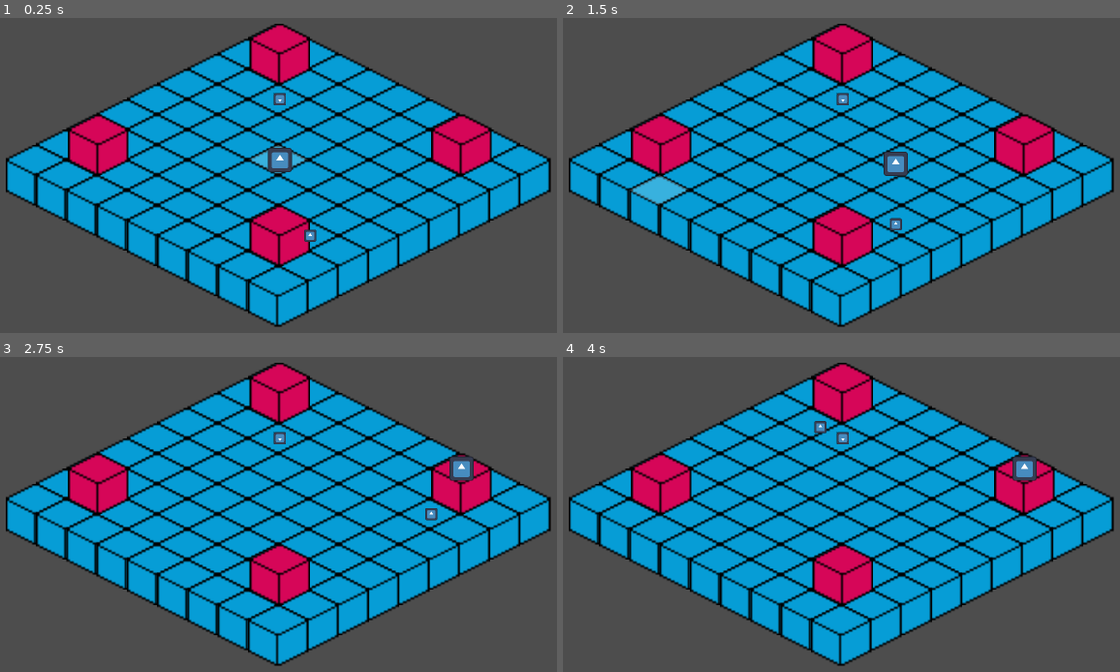
Above: before the commit, frames 1-4 (two rows, left to right).
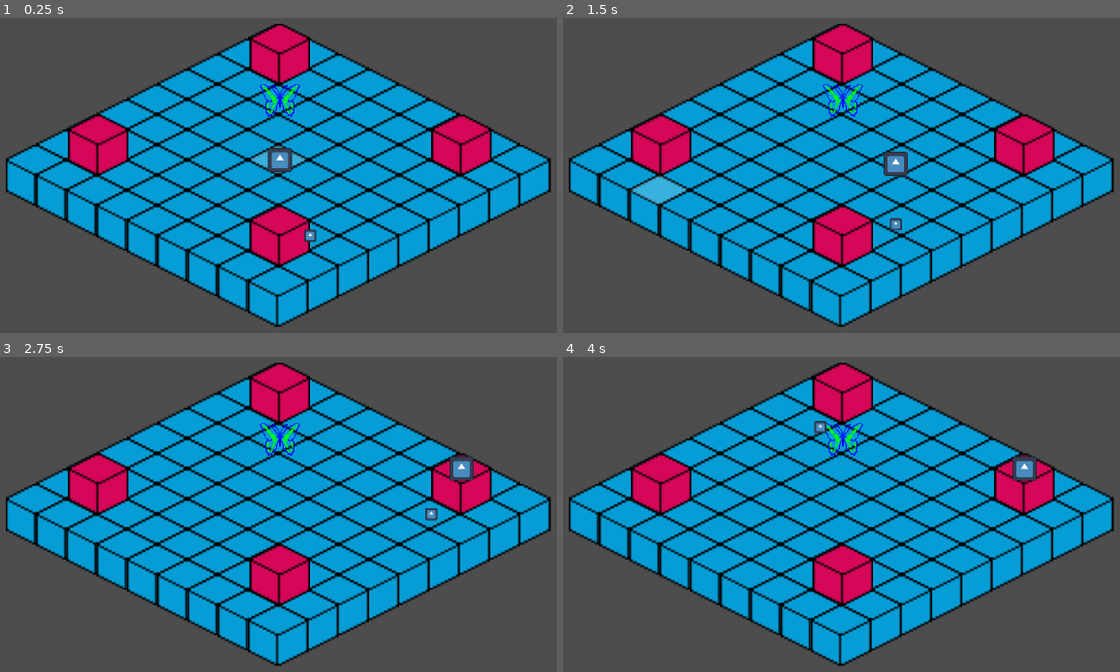
Above: after the commit, the same moments.

Repository: remimorvan/isometric-reverse-heist-simulator-2000
Game: Godot game, scene res://scenes/main.tscn
Two runs of this game, one before a commit and one after it. Both use one fixed random seed, a clock stepped at 60 frames per second and the inputs below. The engine's default icon, where the game draws it, is replaced by a stand-in: a white triangle on a blue panel in a dark square.
Inputs (mouse positions are in pixels of both pictures, inside the frame that each line leads up to):
- Up to frame 1 (0.25 s): no input
- Up to frame 2 (1.5 s): tap Enter at 0.5 s; move the mouse to (1014, 128) at 0.52 s; tap T at 0.6, 1.35 s; click (1014, 128) at 0.67 s; tap Space at 1.25 s; move the mouse to (685, 191) at 1.27 s; click (685, 191) at 1.42 s
- Up to frame 3 (2.75 s): move the mouse to (356, 366) at 2.02 s; tap T at 2.1 s; click (356, 366) at 2.17 s
- Up to frame 4 (4 s): tap Enter at 2.75 s; move the mouse to (802, 621) at 2.77 s; tap T at 2.85, 3.6 s; click (802, 621) at 2.92 s; tap Space at 3.5 s; move the mouse to (1075, 590) at 3.52 s; click (1075, 590) at 3.67 s

The runs differ from the first frame. In frame 1, 0.3% of the frame differs, in the area x 46-54%, y 20-32%; in frame 2, 0.3%; in frame 3, 0.3%; in frame 4, 0.3%.

Commit message:
glowing butterfly

Diff:
--- a/scenes/chair.tscn
+++ b/scenes/chair.tscn
@@ -1,27 +1,28 @@
 [gd_scene load_steps=6 format=3 uid="uid://bi8gdwd2ggyhy"]
 
-[ext_resource type="Script" uid="uid://cgek256grw13s" path="res://scripts/GameObject.gd" id="1_i2o7u"]
-[ext_resource type="Texture2D" uid="uid://cb2rbd5nykaxi" path="res://icon.svg" id="2_3fp06"]
+[ext_resource type="Script" uid="uid://b72m8ds8gbmpo" path="res://scripts/chair.gd" id="1_hxd06"]
 [ext_resource type="Shader" uid="uid://c8f3mp10uiiga" path="res://scenes/highlight.gdshader" id="2_hxd06"]
+[ext_resource type="Texture2D" uid="uid://cr3r88cmrte2c" path="res://assets/level/DEUX.png" id="3_hxd06"]
 
 [sub_resource type="ShaderMaterial" id="ShaderMaterial_dhd05"]
 shader = ExtResource("2_hxd06")
-shader_parameter/clr = Color(0, 0, 0, 1)
+shader_parameter/clr = Color(0, 0, 0, 0)
 shader_parameter/type = 2
-shader_parameter/thickness = 4.78
+shader_parameter/thickness = 2.0
 
 [sub_resource type="CircleShape2D" id="CircleShape2D_hxd06"]
-radius = 65.0
+radius = 112.004
 
 [node name="Chair" type="Node2D"]
-script = ExtResource("1_i2o7u")
+script = ExtResource("1_hxd06")
 metadata/_custom_type_script = "uid://cgek256grw13s"
 
 [node name="CharacterBody2D" type="CharacterBody2D" parent="."]
 
 [node name="Sprite2D" type="Sprite2D" parent="CharacterBody2D"]
 material = SubResource("ShaderMaterial_dhd05")
-texture = ExtResource("2_3fp06")
+texture = ExtResource("3_hxd06")
 
 [node name="CollisionShape2D" type="CollisionShape2D" parent="CharacterBody2D"]
+scale = Vector2(1.08011, 1.0793)
 shape = SubResource("CircleShape2D_hxd06")
--- a/scenes/highlight.gdshader
+++ b/scenes/highlight.gdshader
@@ -23,7 +23,7 @@
 	for (int i = 0; i < 4 * type; i++) {
 		result += texture(tex, from + DIRECTIONS[i] * size * thickness).a;
 	}
-	return gtz(result);
+	return gtz(result)*abs(sin(TIME));
 }
 
 void fragment() {
--- a/scenes/main.tscn
+++ b/scenes/main.tscn
@@ -6,7 +6,6 @@
 [ext_resource type="PackedScene" uid="uid://d2xw0bduor5xm" path="res://scenes/wouaf.tscn" id="4_jyhfs"]
 [ext_resource type="Script" uid="uid://xth84ey1qovn" path="res://scenes/game_object_handler.gd" id="5_tbgi4"]
 [ext_resource type="PackedScene" uid="uid://bi8gdwd2ggyhy" path="res://scenes/chair.tscn" id="6_tefeu"]
-[ext_resource type="Script" uid="uid://b72m8ds8gbmpo" path="res://scripts/chair.gd" id="7_o6xl0"]
 
 [node name="main" type="Node2D"]
 script = ExtResource("1_3lgf1")
@@ -29,9 +28,7 @@
 
 [node name="Chair" parent="TileMaps/GameObjectHandler" instance=ExtResource("6_tefeu")]
 position = Vector2(0, -32)
-rotation = 3.14159
-scale = Vector2(0.05, 0.05)
-script = ExtResource("7_o6xl0")
+scale = Vector2(0.1, 0.1)
 
 [node name="Camera2D" type="Camera2D" parent="TileMaps"]
 zoom = Vector2(5, 5)
--- a/scripts/chair.gd
+++ b/scripts/chair.gd
@@ -1,7 +1,7 @@
 extends GameObject
 
 @onready var sprite = $"CharacterBody2D/Sprite2D"
-#@onready var shader = sprite.get_material()
+@onready var shader = sprite.get_material()
 
 var init_scale: Vector2
 
@@ -10,10 +10,12 @@
 	init_scale = sprite.scale
 
 func highlight() -> void:
-	sprite.scale = init_scale*1.4
+	#sprite.scale = init_scale*1.4
+	shader.set_shader_parameter("clr", Vector4(1.0, 0.9, 0.2, 1.0))
 
 func unhighlight() -> void:
-	sprite.scale = init_scale
+	#sprite.scale = init_scale
+	shader.set_shader_parameter("clr", Vector4(1.0, 0.9, 0.2, 0.0))
 
 func interact() -> void:
 	pass
--- a/scripts/tilemaps.gd
+++ b/scripts/tilemaps.gd
@@ -2,7 +2,6 @@
 
 @onready var layer0: TileMapLayer = $Layer0
 @onready var layer1: TileMapLayer = $Layer1
-@onready var chair: TileMapLayer = $Chair
 
 var hover_effect: Polygon2D
 
Not shown: 1 places in scenes/Level.tscn that only renumber resources
Not shown: 1 places in scenes/main.tscn that only renumber resources
